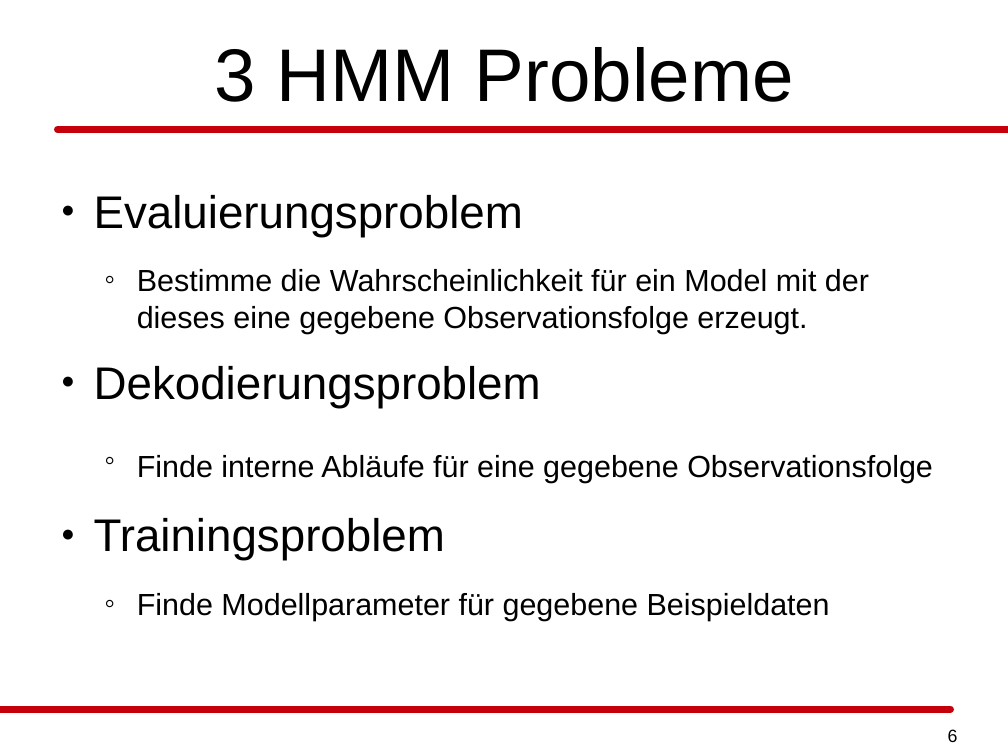
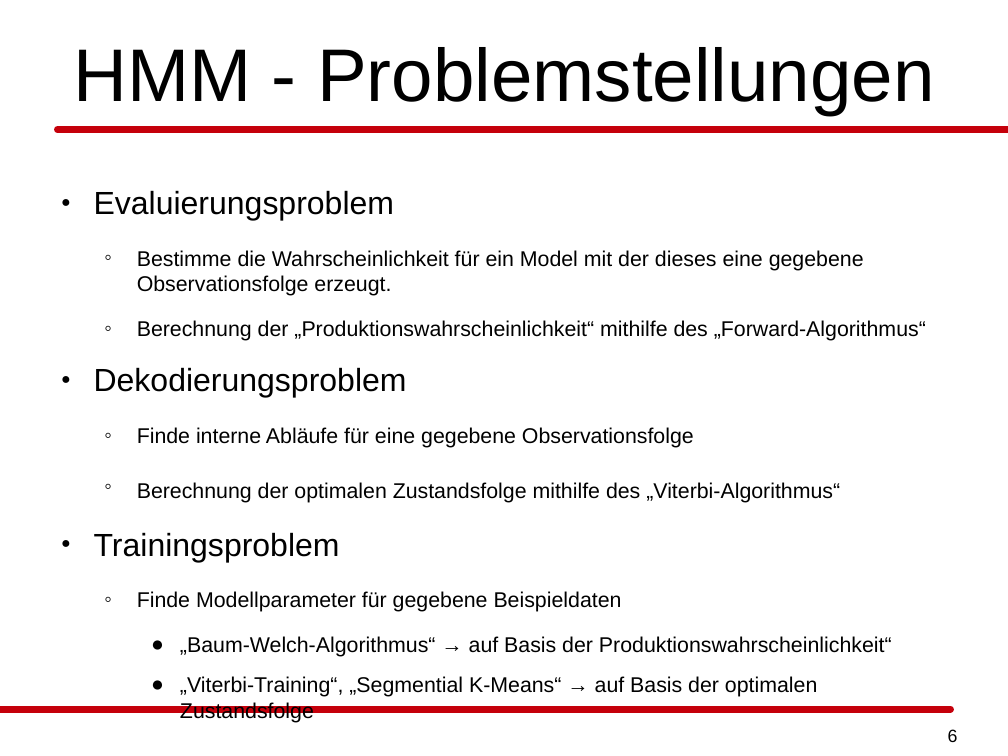
Before and after one commit to daandres/ml_soundwave_doppler_effect, a slide deck: slide 6 of praesentation/hmm/praesentation_ml_hmm_pasler_rieder.odp. Drawn at 1008x756 pixels with LibreOffice and Linux fonts; fonts in the diff are those of the drawing. Boxes give left, top, right and bottom in pixels: in the first picture for what was removed or moved away, otherwise in the second. Text is boxed around its words. In the diff, an @@ line names an element or a change of style, - is before the commit and + after.

```diff
--- a/praesentation/hmm/praesentation_ml_hmm_pasler_rieder.odp
+++ b/praesentation/hmm/praesentation_ml_hmm_pasler_rieder.odp
@@ title at [73, 47, 934, 115]: text changed @@
-3 HMM Probleme
+HMM - Problemstellungen
@@ text at [94, 190, 864, 612]: size 36 to 25.2 pt in "Evaluierungsproblem", "Dekodierungsproblem", "Trainingsproblem"; size 24 to 16.8 pt in "Bestimme die Wahrscheinlichkeit für ein Model mit ...", "Finde interne Abläufe für eine gegebene Observationsfolge", "Finde Modellparameter für gegebene Beispieldaten" @@
@@ text at [137, 320, 926, 341]: paragraph added @@
+  ◦ Berechnung der „Produktionswahrscheinlichkeit“ mithilfe des „Forward-Algorithmus“
@@ text at [137, 482, 840, 503]: paragraph added @@
+  ◦ Berechnung der optimalen Zustandsfolge mithilfe des „Viterbi-Algorithmus“
@@ text at [180, 636, 892, 697]: paragraphs added @@
+    ● „Baum-Welch-Algorithmus“ → auf Basis der Produktionswahrscheinlichkeit“
+    ● „Viterbi-Training“, „Segmential K-Means“ → auf Basis der optimalen Zustandsfolge
```
Also in this commit, not shown: 1 other slide changed.
